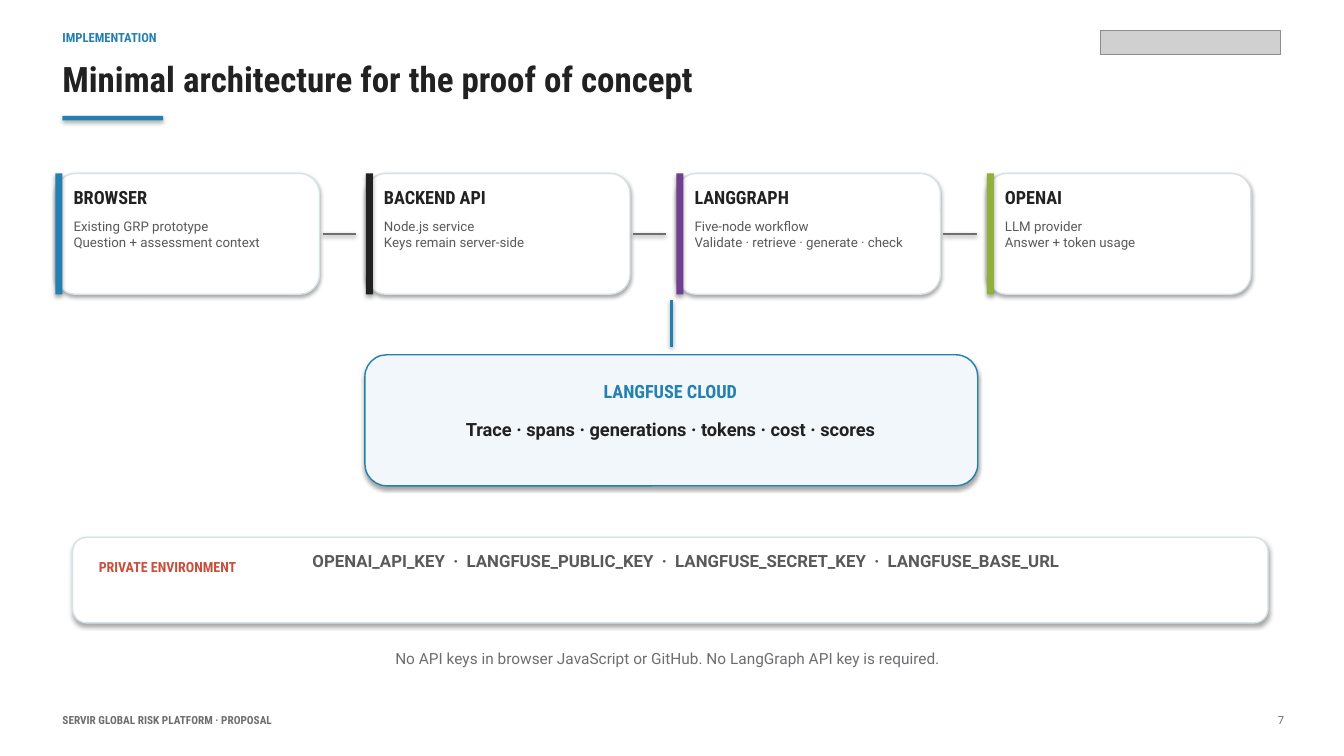
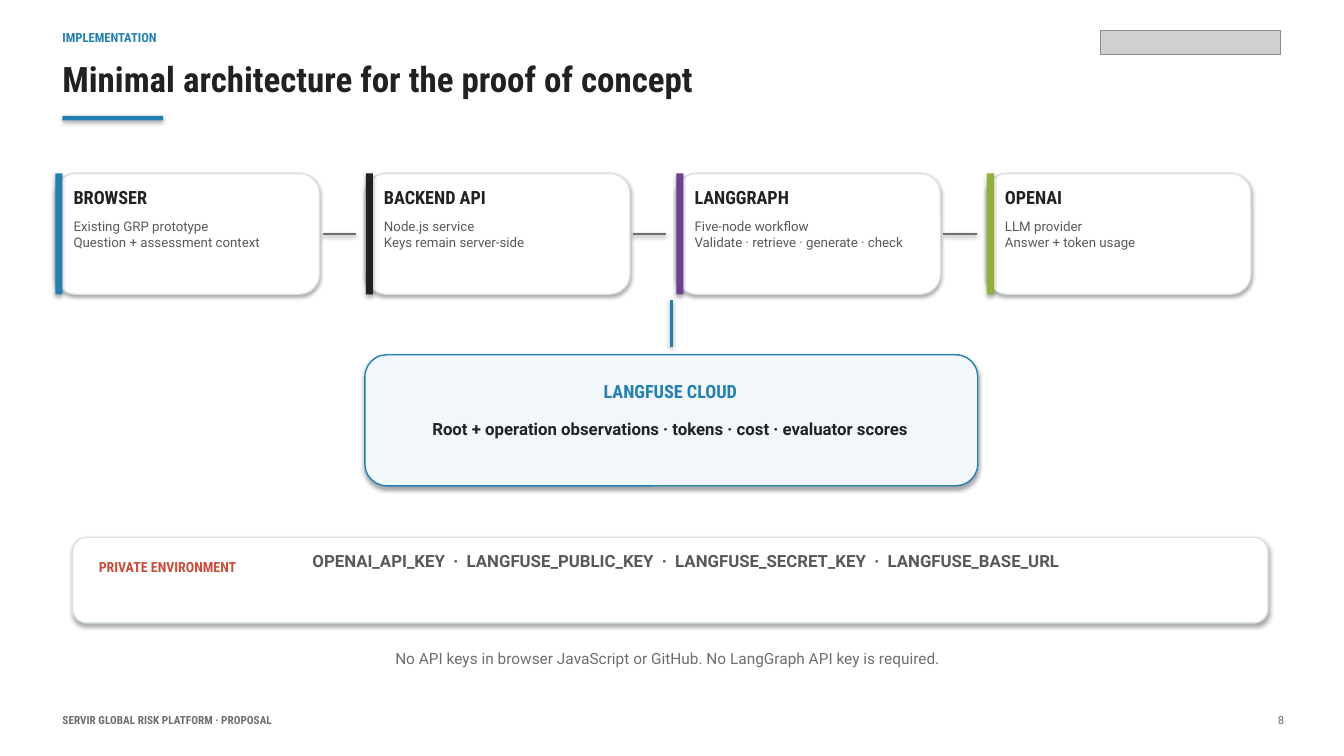
Before and after one commit to kovitad/SERVIR_GRP_DEMO, a slide deck: slide 8 of docs/27Aug2026/GRP_AI_Observability_and_Evaluation_Proposal.pptx (slide 7 before the commit). Drawn at 1344x756 pixels with LibreOffice and Linux fonts; fonts in the diff are those of the drawing; grey boxes stand for pictures. Boxes give left, top, right and bottom in pixels: in the first picture for what was removed or moved away, otherwise in the second. Text is boxed around its words. In the diff, an @@ line names an element or a change of style, - is before the commit and + after.

```diff
--- a/docs/27Aug2026/GRP_AI_Observability_and_Evaluation_Proposal.pptx
+++ b/docs/27Aug2026/GRP_AI_Observability_and_Evaluation_Proposal.pptx
@@ text at <box>432,422,908,439</box>: text changed; size 13 to 12 pt @@
-Trace · spans · generations · tokens · cost · scores
+Root + operation observations · tokens · cost · evaluator scores
@@ text at <box>1278,716,1284,724</box>: text changed @@
-7
+8
```
Also in this commit, not shown: 5 other slides changed, 3 slides added, 1 slide removed, 3 other files.
